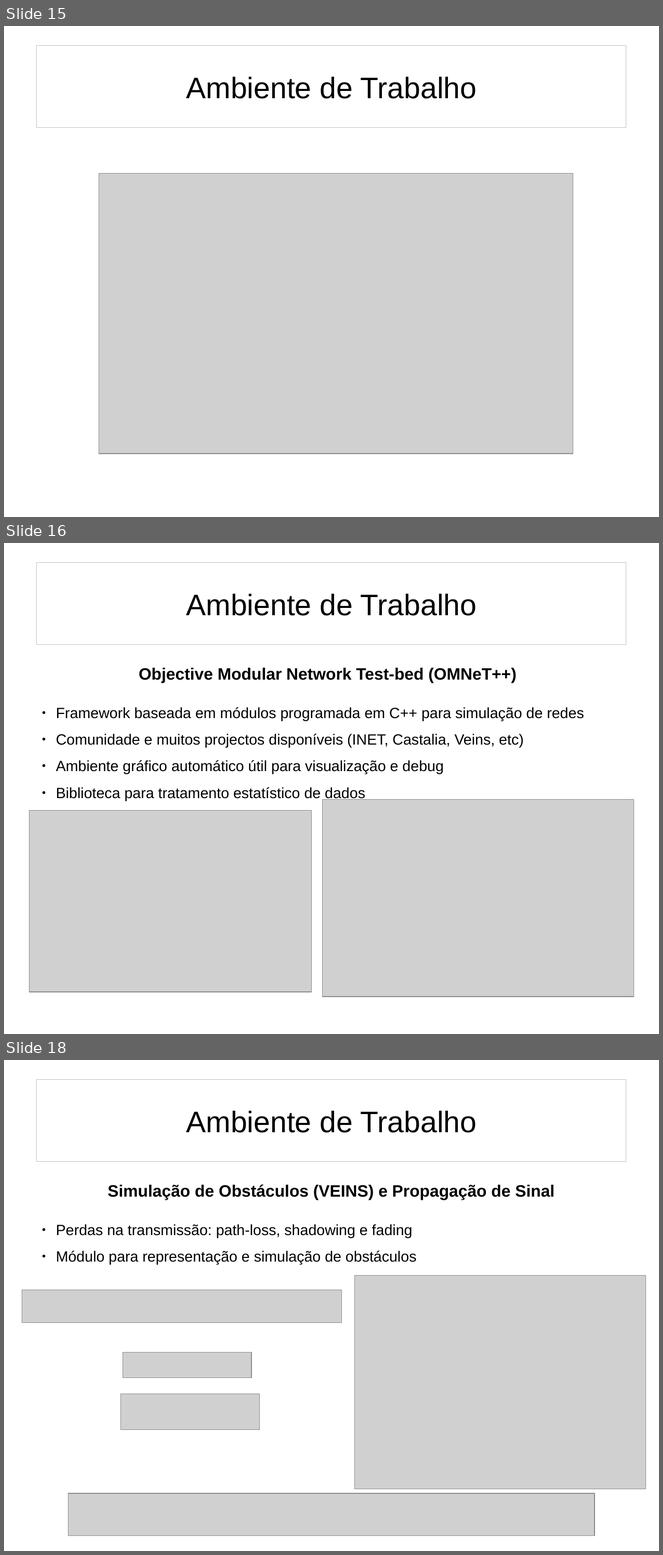
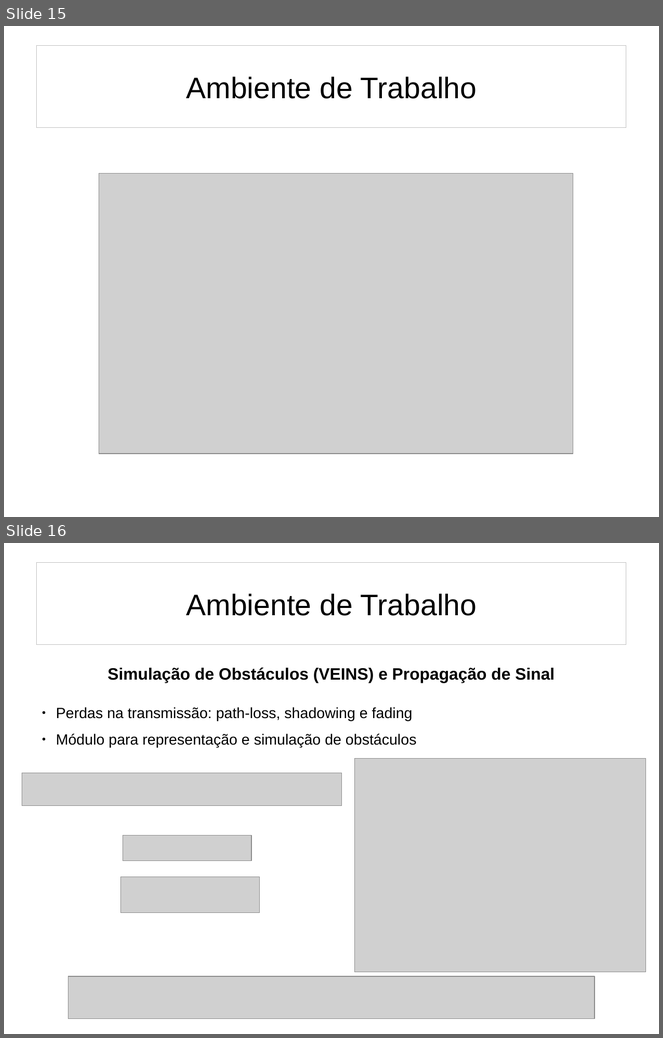
Before and after one commit to mnobrega/Tese, a slide deck: presentation/thesis_presentation.odp. Shown one above the other, each under a label of ours: slides 15, 16 and 18 before the commit, slides 15 and 16 after it; the slides between them are not shown. The pictures are 663x1555 and 663x1038 pixels, drawn with LibreOffice and Linux fonts; fonts in the diff are those of the drawing; grey boxes stand for pictures. Boxes give left, top, right and bottom in pixels: in the first picture for what was removed or moved away, otherwise in the second. Text is boxed around its words. In the diff, an @@ line names an element or a change of style, - is before the commit and + after.

```diff
--- a/presentation/thesis_presentation.odp
+++ b/presentation/thesis_presentation.odp
@@ slide 16 removed at (4,543,659,1034), background #FFFFFF @@
@@ title removed at (37,563,626,645) @@
-Ambiente de Trabalho
@@ text removed at (139,668,517,683) @@
-Objective Modular Network Test-bed (OMNeT++)
@@ text removed at (56,707,584,801) @@
-● Framework baseada em módulos programada em C++ para simulação de redes
-● Comunidade e muitos projectos disponíveis (INET, Castalia, Veins, etc)
-● Ambiente gráfico automático útil para visualização e debug
-● Biblioteca para tratamento estatístico de dados
@@ picture removed at (323,800,634,997) @@
@@ picture removed at (29,811,312,992) @@
@@ what was slide 18 is now slide 16 @@
```
Also in this commit, not shown: 2 other slides removed.
